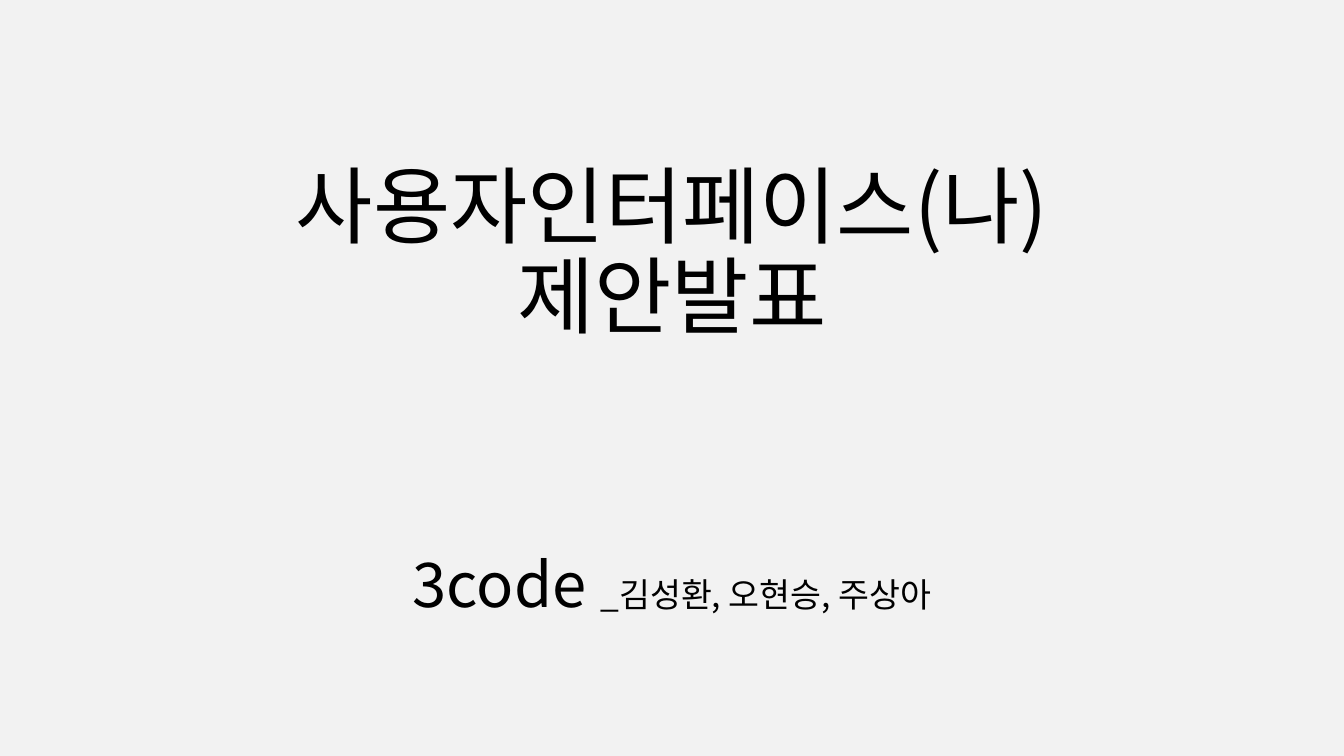
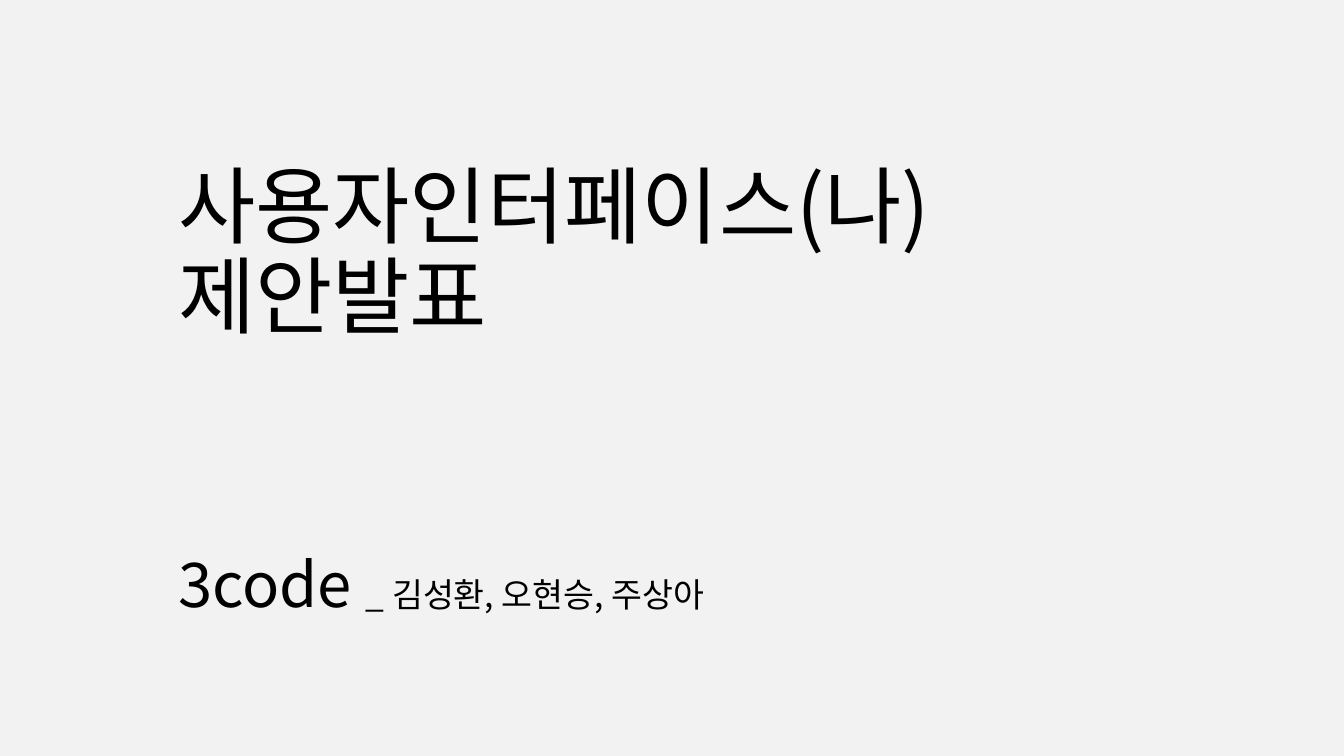
Before and after one commit to 888pocket/social-readbook-app, a slide deck: slide 1 of 보고서/사용자인터페이스(나) 제안발표ppt_3code.pptx. Drawn at 1344x756 pixels with LibreOffice and Linux fonts; fonts in the diff are those of the drawing. Boxes give left, top, right and bottom in pixels: in the first picture for what was removed or moved away, otherwise in the second. Text is boxed around its words. In the diff, an @@ line names an element or a change of style, - is before the commit and + after.

```diff
--- a/보고서/사용자인터페이스(나) 제안발표ppt_3code.pptx
+++ b/보고서/사용자인터페이스(나) 제안발표ppt_3code.pptx
@@ title "사용자인터페이스(나) 제안발표" at <box>178,167,930,334</box>: alignment centre to left @@
@@ subtitle at <box>178,558,704,613</box>: text changed @@
-3code _김성환, 오현승, 주상아
+3code _ 김성환, 오현승, 주상아
```
Also in this commit, not shown: 6 other slides changed, 9 slides added, 2 slides removed.
